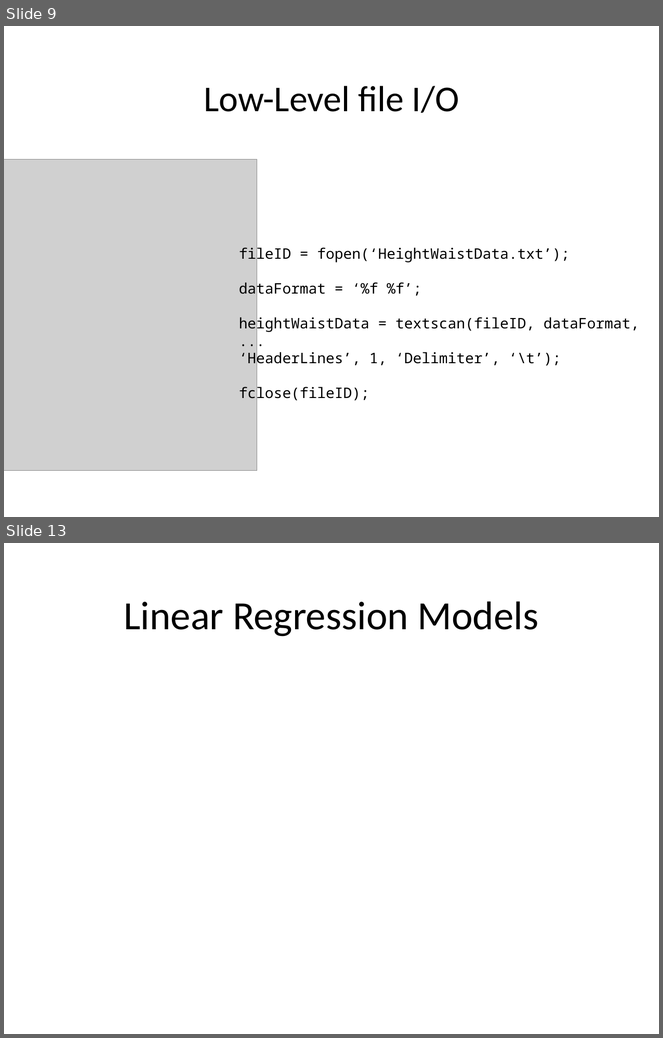
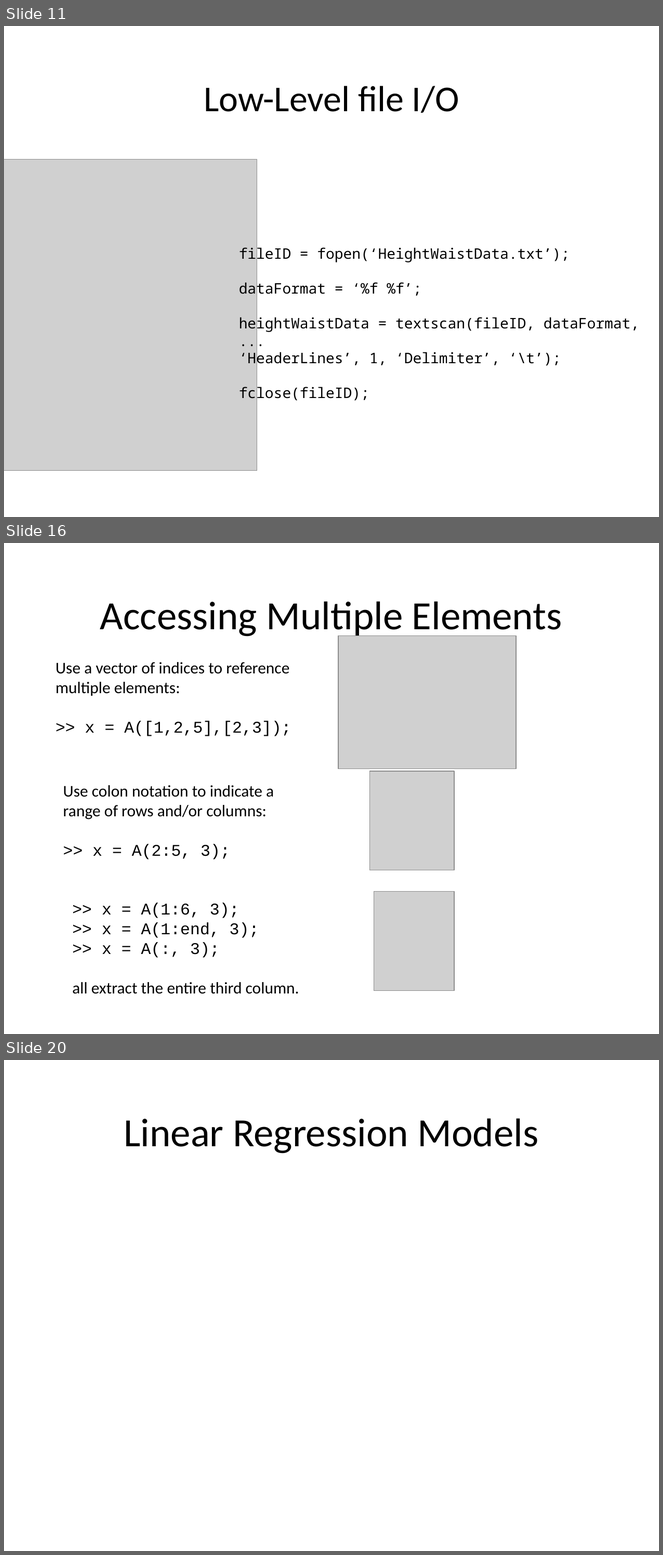
Before and after one commit to louisepb/Nottingham_Workshop, a slide deck: InstructorMaterials/Best Practices for Software Development using MATLAB.pptx. Shown one above the other, each under a label of ours: slides 9 and 13 before the commit, slides 11, 16 and 20 after it; the slides between them are not shown. The pictures are 663x1038 and 663x1555 pixels, drawn with LibreOffice and Linux fonts; fonts in the diff are those of the drawing; grey boxes stand for pictures. Boxes give left, top, right and bottom in pixels: in the first picture for what was removed or moved away, otherwise in the second. Text is boxed around its words. In the diff, an @@ line names an element or a change of style, - is before the commit and + after.

```diff
--- a/InstructorMaterials/Best Practices for Software Development using MATLAB.pptx
+++ b/InstructorMaterials/Best Practices for Software Development using MATLAB.pptx
@@ slide 16 added at <box>4,543,659,1034</box>, background #FFFFFF @@
@@ title added at <box>100,601,562,639</box>, 44 pt, text #000000 @@
+Accessing Multiple Elements
@@ picture added at <box>338,637,517,769</box> @@
@@ text added at <box>55,662,291,736</box>, 18 pt, text #000000 @@
+Use a vector of indices to reference multiple elements:
+>> x = A([1,2,5],[2,3]);
@@ picture added at <box>370,772,454,871</box> @@
@@ text added at <box>63,785,274,860</box>, 18 pt, text #000000 @@
+Use colon notation to indicate a range of rows and/or columns:
+>> x = A(2:5, 3);
@@ picture added at <box>374,892,454,991</box> @@
@@ text added at <box>72,903,299,994</box>, 18 pt, text #000000 @@
+>> x = A(1:6, 3);
+>> x = A(1:end, 3);
+>> x = A(:, 3);
+all extract the entire third column.
@@ what was slide 9 is now slide 11 @@
@@ what was slide 13 is now slide 20 @@
```
Also in this commit, not shown: 3 slides changed, 12 other slides added, 4 slides removed.
